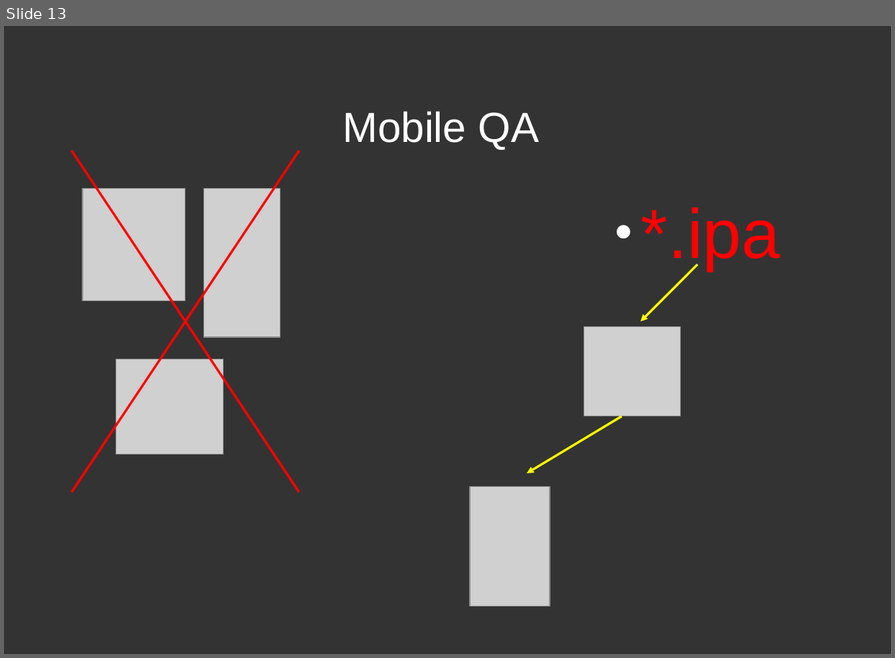
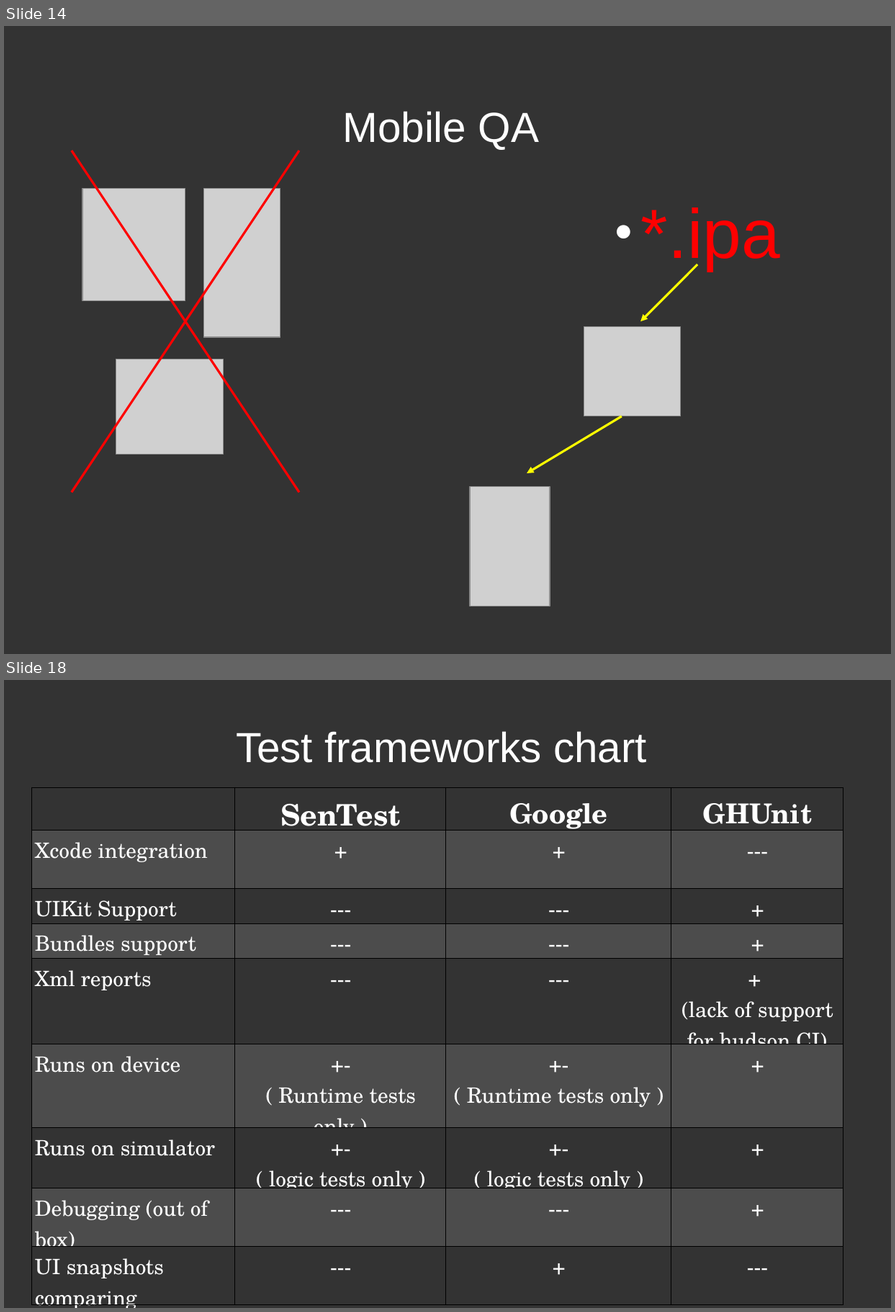
Before and after one commit to dodikk/iOS-articles, a slide deck: 3-iContiniousIntegration/ciPresentation.odp. Shown one above the other, each under a label of ours: slide 13 before the commit, slides 14 and 18 after it; the slides between them are not shown. The pictures are 895x658 and 895x1312 pixels, drawn with LibreOffice and Linux fonts; fonts in the diff are those of the drawing; grey boxes stand for pictures. Boxes give left, top, right and bottom in pixels: in the first picture for what was removed or moved away, otherwise in the second. Text is boxed around its words. In the diff, an @@ line names an element or a change of style, - is before the commit and + after.

```diff
--- a/3-iContiniousIntegration/ciPresentation.odp
+++ b/3-iContiniousIntegration/ciPresentation.odp
@@ slide 18 added at (4, 680, 891, 1308), background #333333 @@
@@ title added at (236, 731, 647, 763), 39.9 pt, text #FFFFFF @@
+Test frameworks chart
@@ table added at (32, 787, 844, 1308), 9 rows, 4 columns @@
+ | SenTest | Google | GHUnit
+Xcode integration | + | + | ---
+UIKit Support | --- | --- | +
+Bundles support | --- | --- | +
+Xml reports | --- | --- | + / (lack of support for hudson CI)
+Runs on device | +- / ( Runtime tests only ) | +- / ( Runtime tests only ) | +
+Runs on simulator | +- / ( logic tests only ) | +- / ( logic tests only ) | +
+Debugging (out of box) | --- | --- | +
+UI snapshots comparing | --- | + | ---
@@ what was slide 13 is now slide 14 @@
```
Also in this commit, not shown: 11 other slides added, 1 slide removed, 1 other file.
